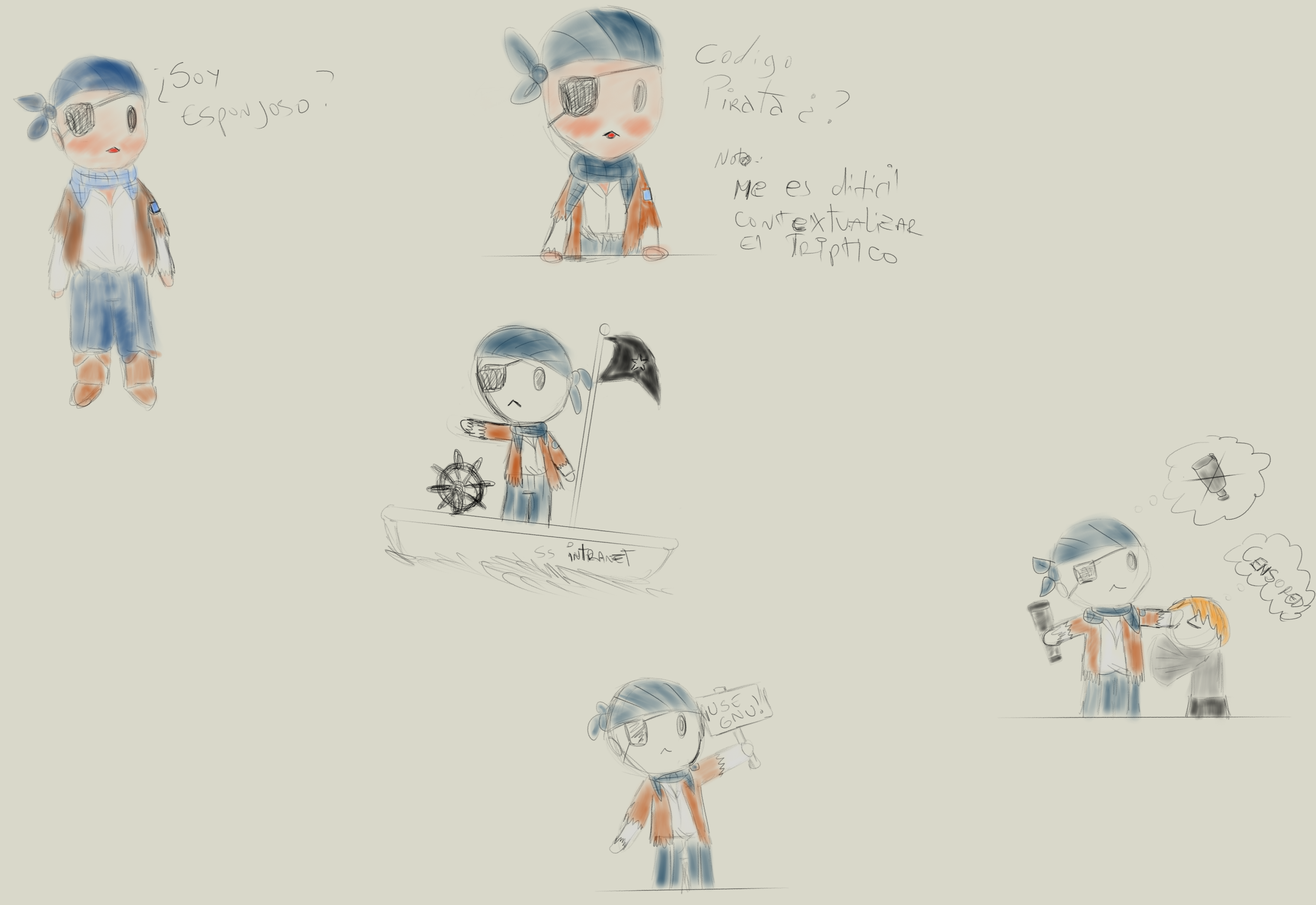
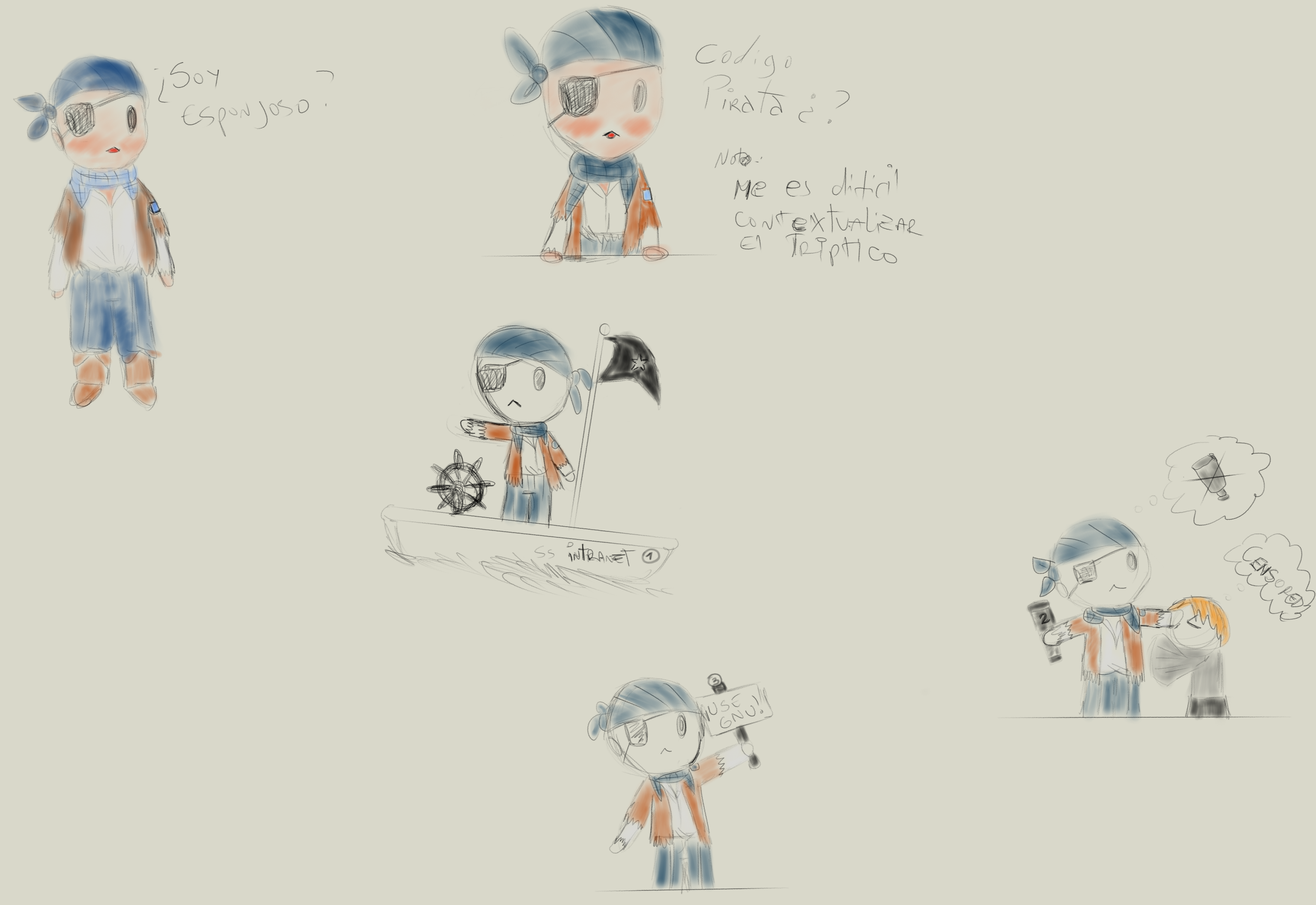
Layered file, before and after one edit (1316x905). Changes by layer:
painted on "Capa" over (641, 548, 1058, 768)
